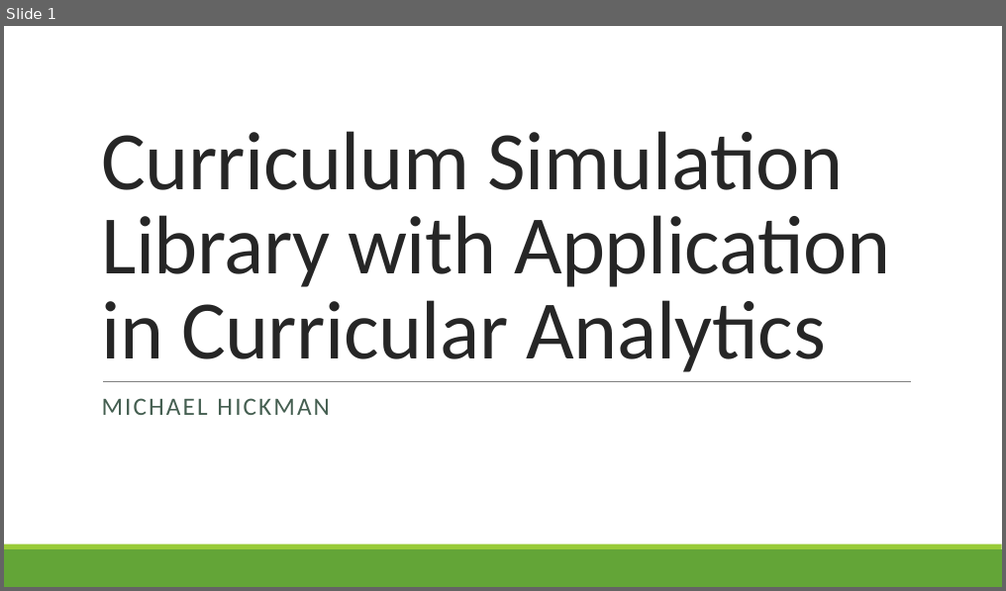
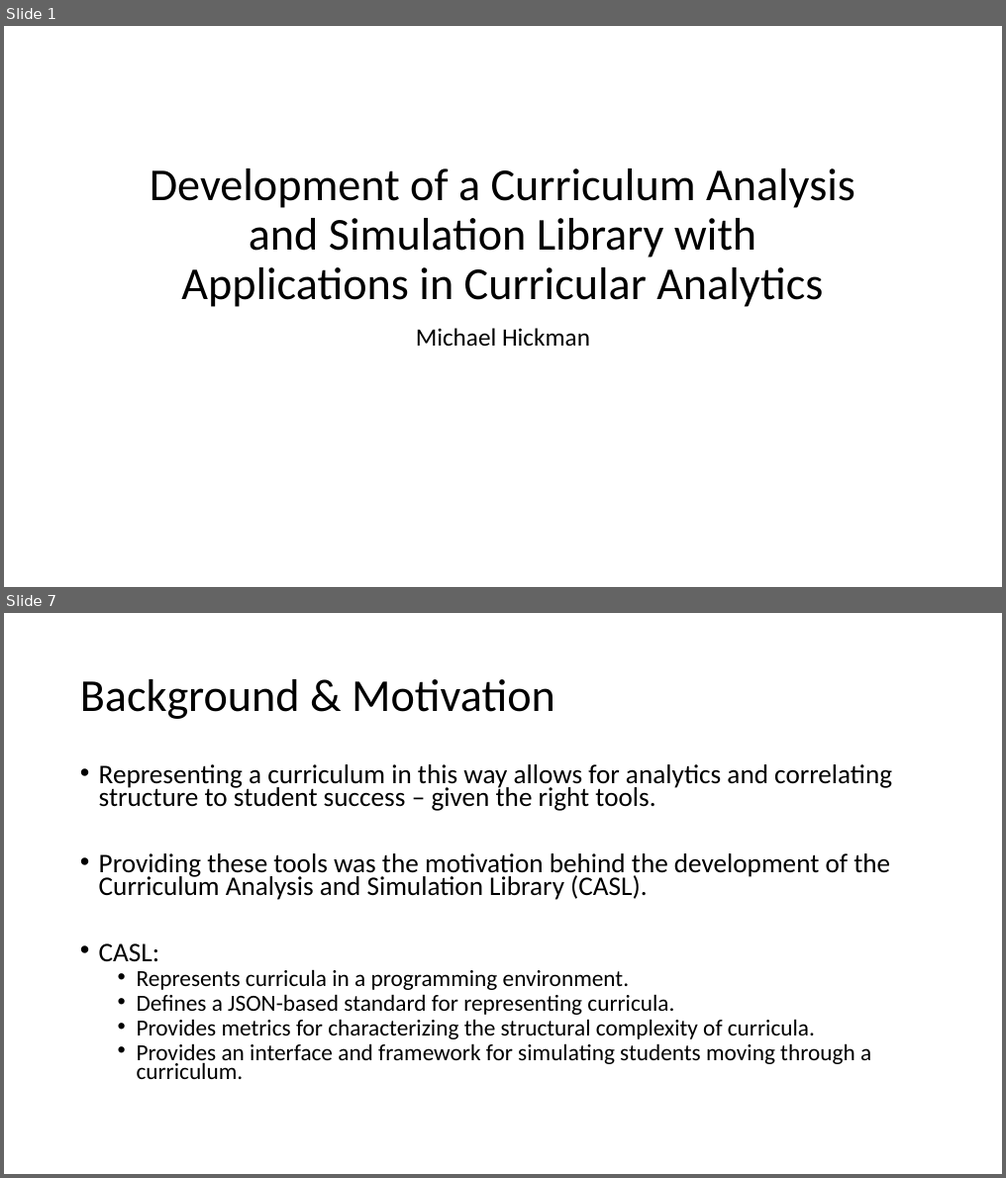
Before and after one commit to M-S-H/thesis, a slide deck: Defense.pptx. Shown one above the other, each under a label of ours: slide 1 before the commit, slides 1 and 7 after it; the slides between them are not shown. The pictures are 1006x591 and 1006x1178 pixels, drawn with LibreOffice and Linux fonts; fonts in the diff are those of the drawing. Boxes give left, top, right and bottom in pixels: in the first picture for what was removed or moved away, otherwise in the second. Text is boxed around its words. In the diff, an @@ line names an element or a change of style, - is before the commit and + after.

```diff
--- a/Defense.pptx
+++ b/Defense.pptx
@@ slide 7 added at (x1=4, y1=613, x2=1002, y2=1174), background #FFFFFF @@
@@ title added at (x1=80, y1=679, x2=555, y2=719), 44 pt, text #000000 @@
+Background & Motivation
@@ text added at (x1=99, y1=764, x2=892, y2=1079), 22.2 pt, text #000000 @@
+• Representing a curriculum in this way allows for analytics and correlating structure to student success – given the right tools.
+• Providing these tools was the motivation behind the development of the Curriculum Analysis and Simulation Library (CASL).
+• CASL:
+  • Represents curricula in a programming environment.
+  • Defines a JSON-based standard for representing curricula.
+  • Provides metrics for characterizing the structural complexity of curricula.
+  • Provides an interface and framework for simulating students moving through a curriculum.
@@ slide 1 changed as well @@
@@ title at (x1=150, y1=169, x2=855, y2=307): text changed; size 80 to 44 pt; text colour #262626 to #000000 @@
-Curriculum Simulation Library with Application in Curricular Analytics
+Development of a Curriculum Analysis and Simulation Library with Applications in Curricular Analytics
@@ subtitle at (x1=416, y1=328, x2=590, y2=346): text changed; text colour #455F51 to #000000 @@
-MICHAEL HICKMAN
+Michael Hickman
@@ line removed from (103, 381) to (912, 381) @@
@@ rectangle removed at (x1=4, y1=550, x2=1002, y2=587) @@
@@ rectangle removed at (x1=4, y1=545, x2=1002, y2=550) @@
```
Also in this commit, not shown: 2 other slides changed, 26 other slides added, 22 other files.
